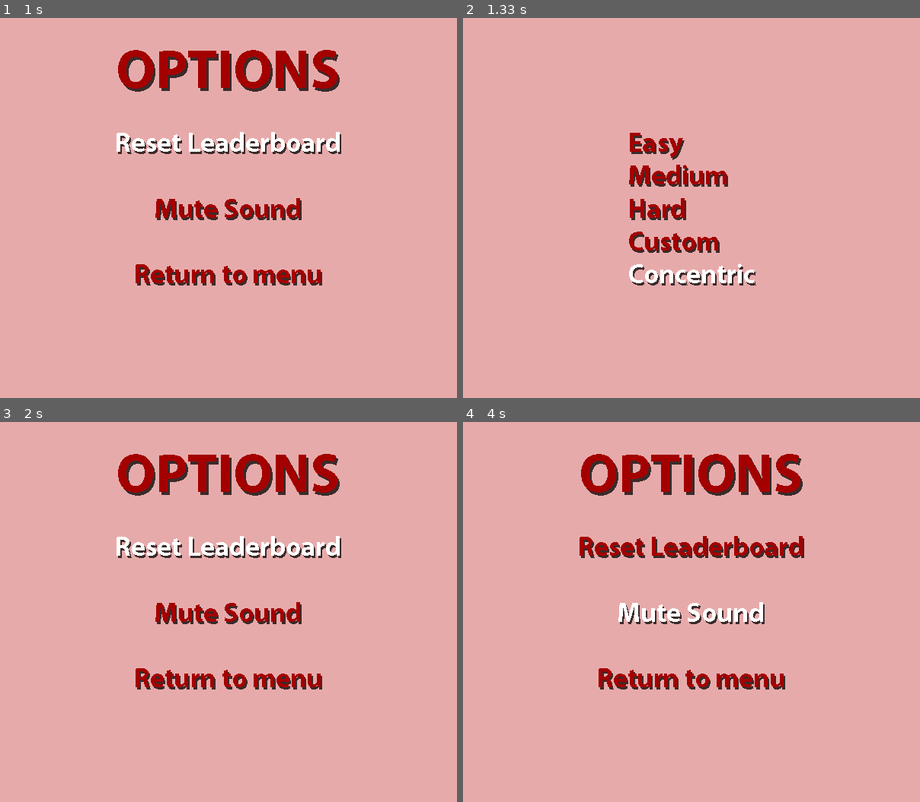
Above: before the commit, frames 1-4 (two rows, left to right).
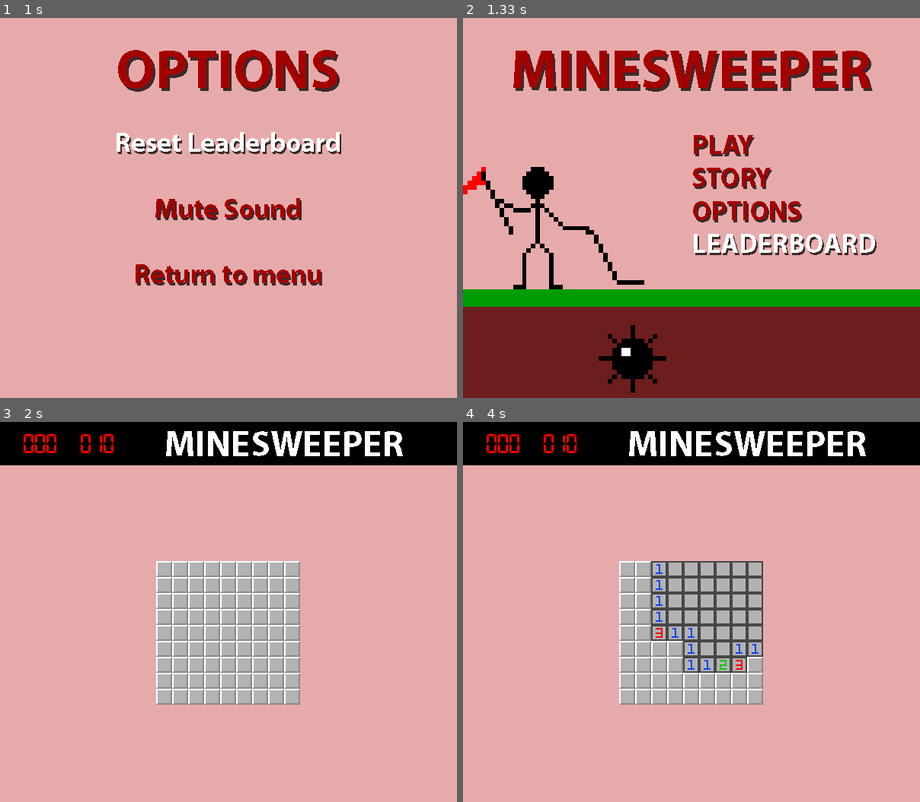
Above: after the commit, the same moments.

Repository: marleysudbury/minesweeper-pygame
Game: pygame game, started from game.py
Two runs of this game, one before a commit and one after it. Both use one fixed random seed, a clock stepped at 60 frames per second and the inputs below.
Inputs (mouse positions are in pixels of both pictures, inside the frame that each line leads up to):
- Up to frame 1 (1 s): click (374, 196) at 0.38 s; click (86, 151) at 0.72 s
- Up to frame 2 (1.33 s): click (856, 341) at 1.05 s
- Up to frame 3 (2 s): click (205, 710) at 1.38 s; click (214, 547) at 1.72 s
- Up to frame 4 (4 s): click (709, 596) at 3.98 s

Frame 1 is identical in both runs. In frame 2, 42% of the frame differs, in the area x 0-100%, y 8-100%; in frame 3, 27%; in frame 4, 27%.

Commit message:
Reset leaderboard now works

Diff:
--- a/data/leader.txt
+++ b/data/leader.txt
@@ -1,4 +1,4 @@
-MSR,022
 ???,999
 ???,999
-JIM,7
+???,999
+???,0
--- a/game.py
+++ b/game.py
@@ -95,16 +95,12 @@
             elif self.game_state == "STORY":
                 self.background = self.images["STORY_SCREEN"]
             elif self.game_state == "OPTIONS":
-                if pos[1] < 187:
+                if pos[1] < 210:
                     self.background = self.images["RESET_LEADERBOARD"]
-                elif 187 <= pos[1] < 230:
+                elif 210 <= pos[1] < 300:
                     self.background = self.images["MUTE_SOUND"]
-                elif 230 <= pos[1] < 274:
+                else:
                     self.background = self.images["RETURN_TO_MENU"]
-                elif 274 <= pos[1] < 316:
-                    self.background = self.images["GAME_4"]
-                else:
-                    self.background = self.images["GAME_5"]
             elif self.game_state == "LEADERBOARD":
                 self.background = self.images["LEADERBOARD_SCREEN"]
             # Draw
@@ -139,6 +135,13 @@
         lb_file = open('data/leader.txt', 'w')
         lb_file.write(text)
         lb_file.close()
+
+    def reset_leaderboard(self):
+        text = '???,999\n???,999\n???,999\n???,0'
+        lb_file = open('data/leader.txt', 'w')
+        lb_file.write(text)
+        lb_file.close()
+        self.load_leaderboard()
 
     def display_leaderboard(self):
         easy = self.font.render('{:<12}{:<10}{}'.format(
@@ -481,6 +484,13 @@
                     self.start_game()
                 elif self.game_state == "PLAYING" and not self.won and not self.lost:
                     self.click_grid(event.button)
+                elif self.game_state == "OPTIONS":
+                    if self.background == self.images["RESET_LEADERBOARD"]:
+                        self.reset_leaderboard()
+                    elif self.background == self.images["MUTE_SOUND"]:
+                        print("SHhh")
+                    elif self.background == self.images["RETURN_TO_MENU"]:
+                        self.game_state = "MENU"
             if event.type == pygame.KEYDOWN:
                 if event.key == pygame.K_ESCAPE:
                     # Sound effect
@@ -559,7 +569,7 @@
         self.images["RESET_LEADERBOARD"] = pygame.image.load(
             "data/options1.png")
         self.images["MUTE_SOUND"] = pygame.image.load("data/options2.png")
-        self.images["RETURN_TO_MENU"] = pygame.image.load("data/options2.png")
+        self.images["RETURN_TO_MENU"] = pygame.image.load("data/options3.png")
 
         # Leaderboard
         self.images["LEADERBOARD_SCREEN"] = pygame.image.load("data/blank.png")
